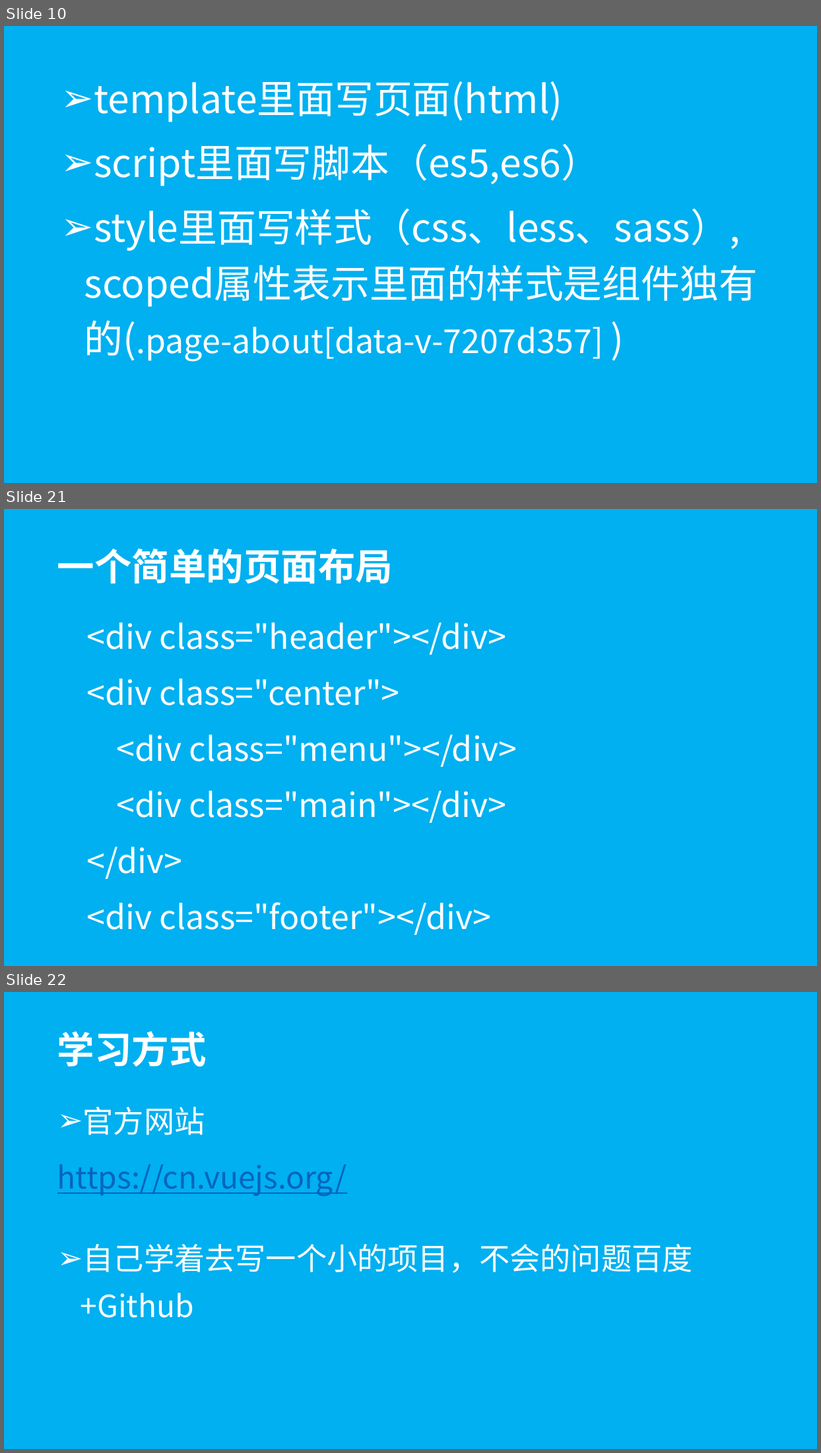
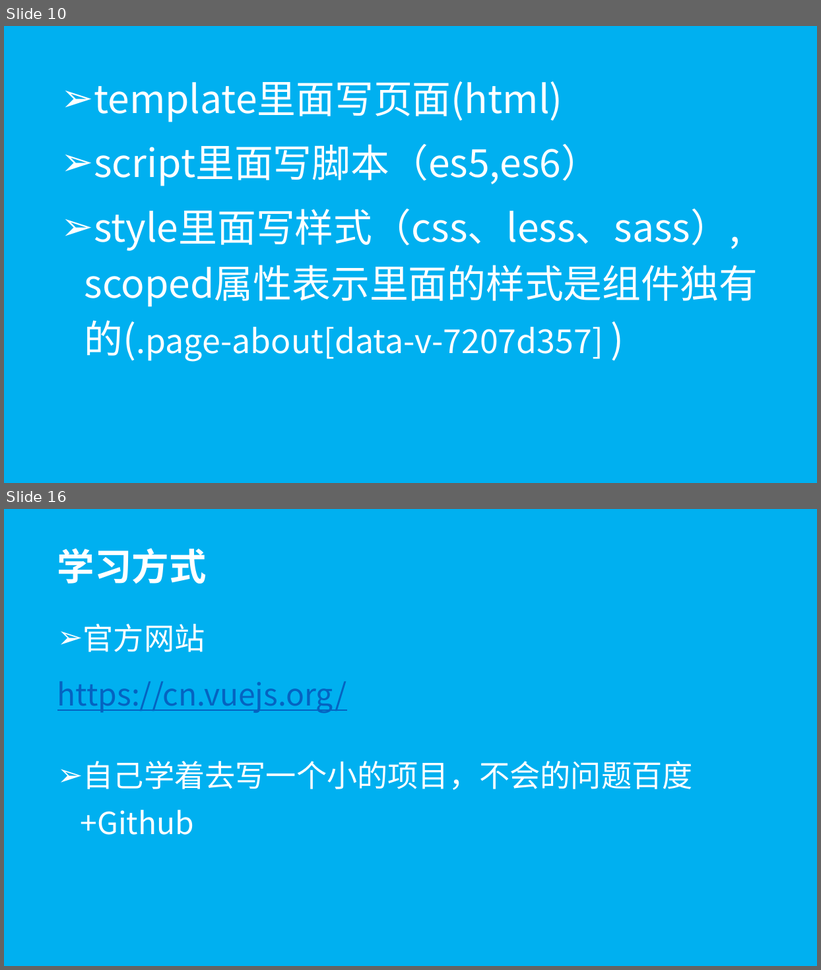
Before and after one commit to wugenshui/ppt, a slide deck: vue-webpack/vue-webpack.pptx. Shown one above the other, each under a label of ours: slides 10, 21 and 22 before the commit, slides 10 and 16 after it; the slides between them are not shown. The pictures are 821x1453 and 821x970 pixels, drawn with LibreOffice and Linux fonts; fonts in the diff are those of the drawing. Boxes give left, top, right and bottom in pixels: in the first picture for what was removed or moved away, otherwise in the second. Text is boxed around its words. In the diff, an @@ line names an element or a change of style, - is before the commit and + after.

```diff
--- a/vue-webpack/vue-webpack.pptx
+++ b/vue-webpack/vue-webpack.pptx
@@ slide 21 removed at [4,509,817,966], background #00B0F0 @@
@@ title removed at [57,549,393,584] @@
-一个简单的页面布局
@@ subtitle removed at [87,623,517,935] @@
-<div class="header"></div>
-<div class="center">
-<div class="menu"></div>
-<div class="main"></div>
-</div>
-<div class="footer"></div>
@@ what was slide 22 is now slide 16 @@
```
Also in this commit, not shown: 3 slides changed, 2 slides added, 7 other slides removed, 2 other files.
